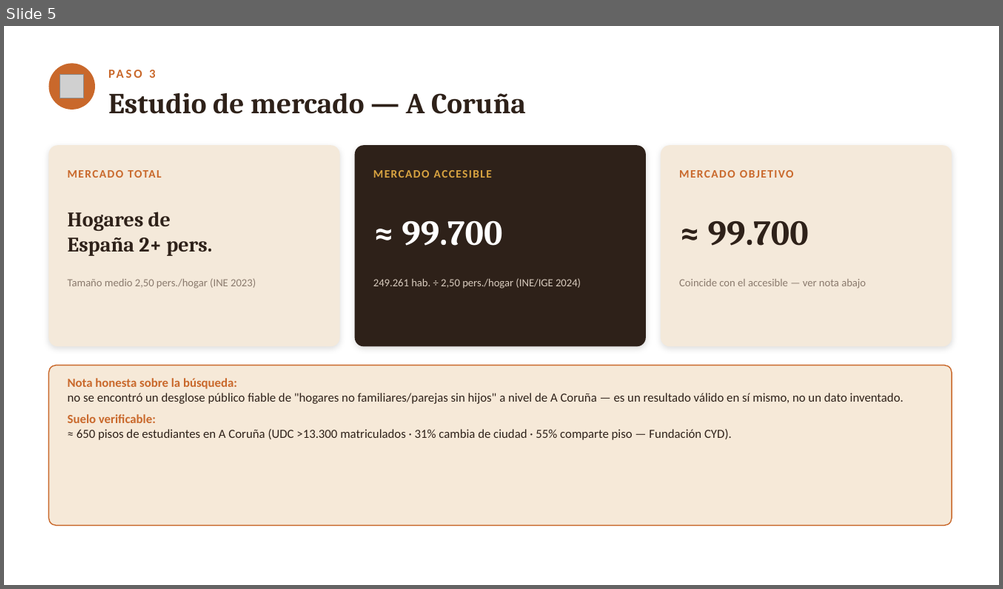
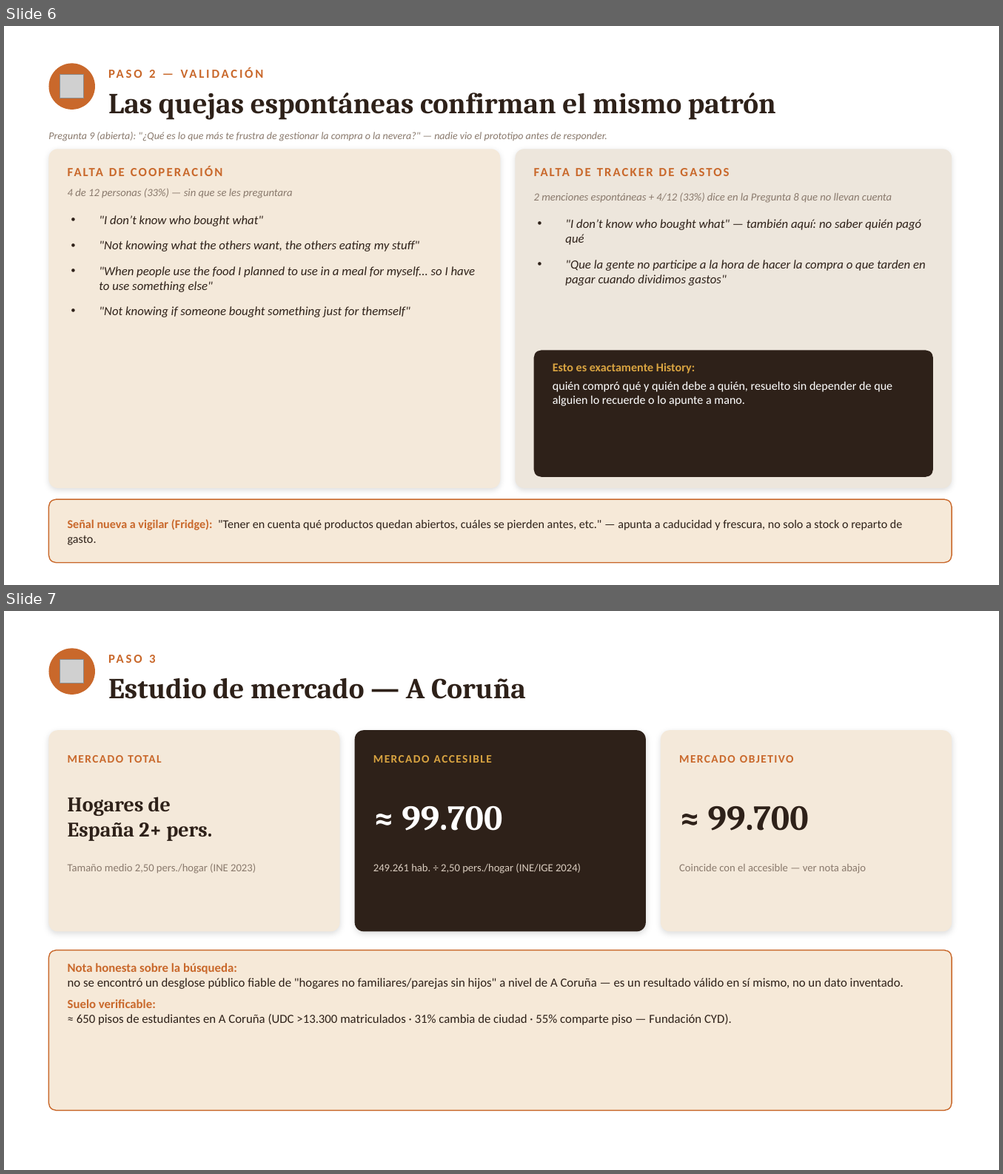
Before and after one commit to lagoanadia/Larder, a slide deck: docs/larder-presentacion.pptx. Shown one above the other, each under a label of ours: slide 5 before the commit, slides 6 and 7 after it. The pictures are 1003x589 and 1003x1174 pixels, drawn with LibreOffice and Linux fonts; fonts in the diff are those of the drawing; grey boxes stand for pictures. Boxes give left, top, right and bottom in pixels: in the first picture for what was removed or moved away, otherwise in the second. Text is boxed around its words. In the diff, an @@ line names an element or a change of style, - is before the commit and + after.

```diff
--- a/docs/larder-presentacion.pptx
+++ b/docs/larder-presentacion.pptx
@@ slide 6 added at (4,26,999,585), background #FFFFFF @@
@@ ellipse added at (48,63,95,110), fill #C9682B @@
@@ text added at (149,70,155,78), 12 pt, text #C9682B, bold @@
+PASO 2 — VALIDACIÓN
@@ picture added at (60,75,84,99) @@
@@ text added at (108,93,776,120), 28 pt, text #2E2119, bold @@
+Las quejas espontáneas confirman el mismo patrón
@@ text added at (48,132,607,141), 10 pt, text #8A7A6D, italic @@
+Pregunta 9 (abierta): "¿Qué es lo que más te frustra de gestionar la compra o la nevera?" — nadie vio el prototipo antes de responder.
@@ rounded rectangle added at (48,149,500,488), fill #F4E9DA @@
@@ rounded rectangle added at (515,149,951,488), fill #EDE6DC @@
@@ text added at (68,160,481,183), 12 pt, text #C9682B, bold @@
+FALTA DE COOPERACIÓN
@@ text added at (534,160,933,183), 12 pt, text #C9682B, bold @@
+FALTA DE TRACKER DE GASTOS
@@ text added at (68,188,293,198), 10.5 pt, text #8A7A6D, italic @@
+4 de 12 personas (33%) — sin que se les preguntara
@@ text added at (534,192,891,203), 10.5 pt, text #8A7A6D, italic @@
+2 menciones espontáneas + 4/12 (33%) dice en la Pregunta 8 que no llevan cuenta
@@ text added at (99,215,475,318), 12 pt, text #2E2119, italic @@
+• "I don’t know who bought what"
+• "Not knowing what the others want, the others eating my stuff"
+• "When people use the food I planned to use in a meal for myself... so I have to use something else"
+• "Not knowing if someone bought something just for themself"
@@ text added at (565,219,925,286), 12 pt, text #2E2119, italic @@
+• "I don’t know who bought what" — también aquí: no saber quién pagó qué
+• "Que la gente no participe a la hora de hacer la compra o que tarden en pagar cuando dividimos gastos"
@@ rounded rectangle added at (534,351,933,477), fill #2E2119 @@
@@ text added at (552,363,892,406), 11.5 pt, text #FFFFFF @@
+Esto es exactamente History:
+quién compró qué y quién debe a quién, resuelto sin depender de que alguien lo recuerde o lo apunte a mano.
@@ rounded rectangle added at (48,500,951,563), fill #F6E9D8, outline #C9682B 1 pt @@
@@ text added at (68,520,902,545), 11.5 pt, text #2E2119 @@
+Señal nueva a vigilar (Fridge): "Tener en cuenta qué productos quedan abiertos, cuáles se pierden antes, etc." — apunta a caducidad y frescura, no solo a stock o reparto de gasto.
@@ what was slide 5 is now slide 7 @@
```
Also in this commit, not shown: 1 other slide added.
